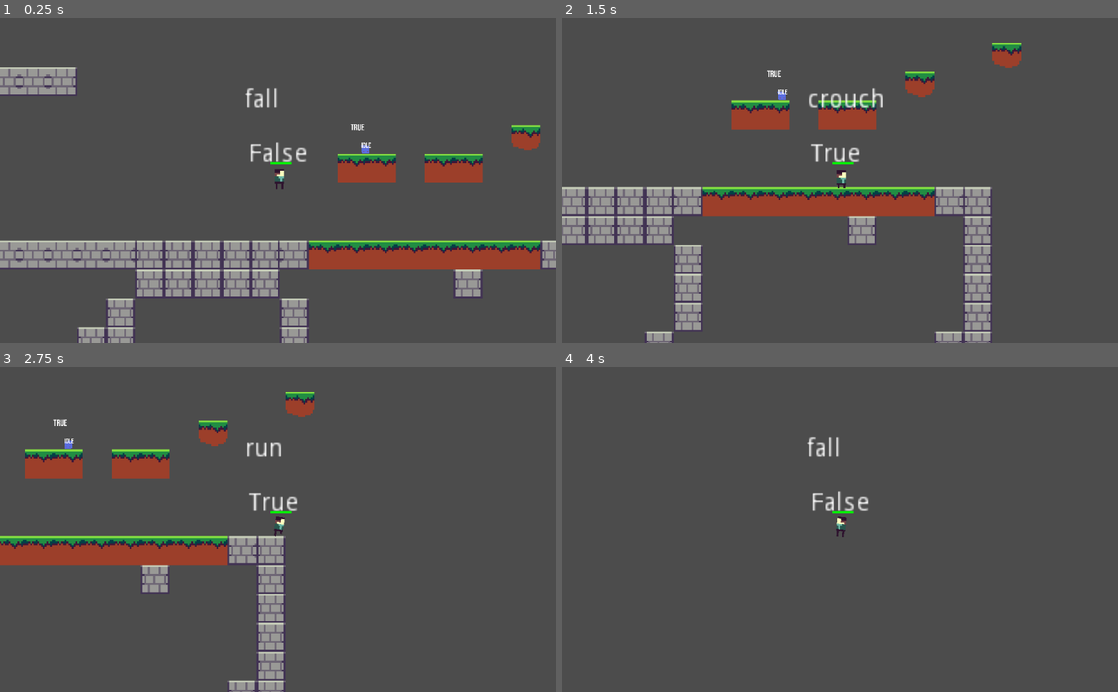
Above: before the commit, frames 1-4 (two rows, left to right).
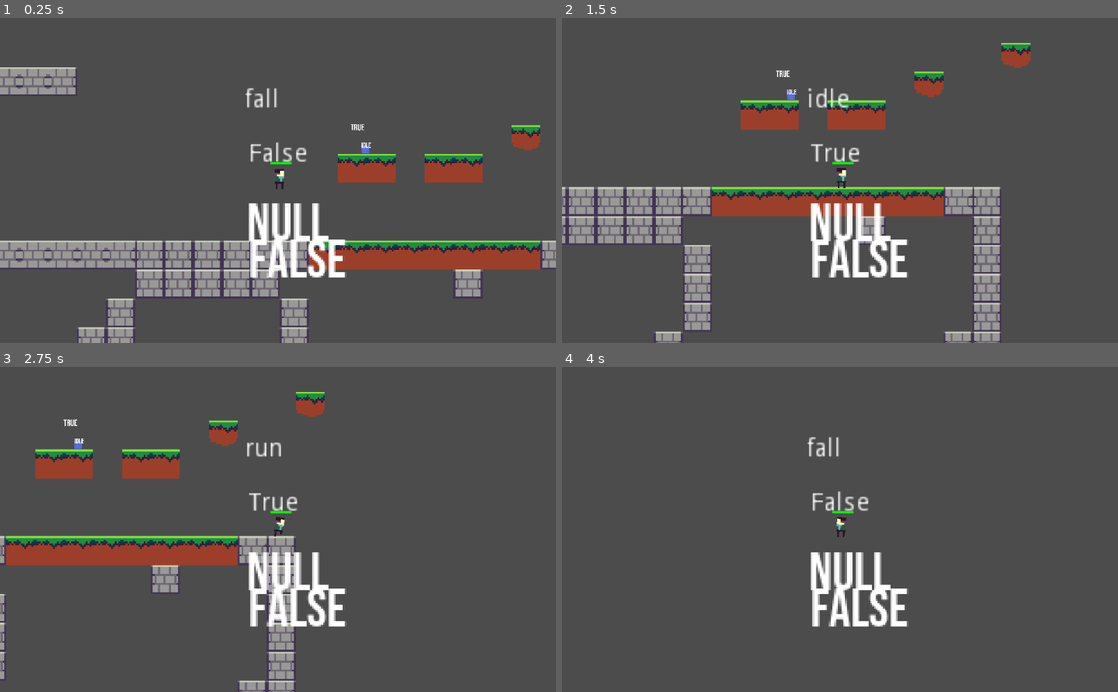
Above: after the commit, the same moments.

Repository: moothodical/platformer
Game: Godot game, scene res://Scenes/World.tscn
The game is run twice, just before and just after one commit, with the same random seed, the same clock (stepped at 60 frames per second) and the same inputs.
Inputs:
- Up to frame 1 (0.25 s): no input
- Up to frame 2 (1.5 s): hold Right (move_right) 0.53-1.28 s; tap Z (jump) at 0.77 s; hold Down (down) from 1.28 s (still down)
- Up to frame 3 (2.75 s): tap Z (jump) at 1.52 s; release Down (down) at 2.03 s; hold Right (move_right) from 2.03 s (still down)
- Up to frame 4 (4 s): tap Z (jump) at 3.02, 3.77 s; release Right (move_right) at 3.53 s; hold Left (move_left) from 3.53 s (still down)

The runs differ from the first frame. In frame 1, 2.3% of the frame differs, in the area x 44-63%, y 56-80%; in frame 2, 10%, in the area x 0-85%, y 7-100%; in frame 3, 7.0%; in frame 4, 2.3%.

Commit message:
started adding slide stuff

Diff:
--- a/Scenes/Player.tscn
+++ b/Scenes/Player.tscn
@@ -1,9 +1,10 @@
-[gd_scene load_steps=7 format=2]
+[gd_scene load_steps=9 format=2]
 
 [ext_resource path="res://Scenes/CharacterRig.tscn" type="PackedScene" id=1]
 [ext_resource path="res://Scripts/Player.gd" type="Script" id=2]
 [ext_resource path="res://Scripts/PlayerFSM.gd" type="Script" id=3]
 [ext_resource path="res://Scenes/HealthBar.tscn" type="PackedScene" id=4]
+[ext_resource path="res://Fonts/BebasNeue-Regular.otf" type="DynamicFontData" id=5]
 
 [sub_resource type="RectangleShape2D" id=1]
 extents = Vector2( 2.10114, 3.75206 )
@@ -11,6 +12,10 @@
 [sub_resource type="CapsuleShape2D" id=2]
 radius = 3.25133
 height = 6.88976
+
+[sub_resource type="DynamicFont" id=3]
+size = 30
+font_data = ExtResource( 5 )
 
 [node name="Player" type="KinematicBody2D"]
 collision_mask = 16
@@ -97,4 +102,24 @@
 margin_right = -5.25593
 margin_bottom = -7.75876
 rect_scale = Vector2( 0.52, 0.56 )
+
+[node name="CrouchingLabel" type="Label" parent="."]
+margin_left = -18.4422
+margin_top = 8.72306
+margin_right = 21.5578
+margin_bottom = 22.7231
+custom_fonts/font = SubResource( 3 )
+__meta__ = {
+"_edit_use_anchors_": false
+}
+
+[node name="SlidingLabel" type="Label" parent="."]
+margin_left = -17.4411
+margin_top = 28.7457
+margin_right = 22.5589
+margin_bottom = 64.7457
+custom_fonts/font = SubResource( 3 )
+__meta__ = {
+"_edit_use_anchors_": false
+}
 [connection signal="body_entered" from="CollisionArea" to="." method="_on_CollisionArea_body_entered"]
--- a/Scripts/Player.gd
+++ b/Scripts/Player.gd
@@ -20,6 +20,7 @@
 var gravity = 850
 var is_grounded
 var is_crouching
+var is_sliding = false
 var wall_direction = 1
 var move_dir
 var enemies = {"Blob": 10}
@@ -37,6 +38,8 @@
 	velocity = move_and_slide(velocity, UP)
 	is_grounded = check_is_grounded()
 	$GroundedLabel.text = str(is_grounded)
+	$CrouchingLabel.text = str(is_crouching)
+	$SlidingLabel.text = str(is_sliding)
 
 func apply_gravity(delta):
 	velocity.y += gravity * delta
@@ -49,15 +52,20 @@
 func super_jump():
 	velocity.y = SUPER_JUMP_VEL
 
-func _get_h_weight():
-	return 0.2 if is_grounded else 0.1 # player has less control in the air
-
 func _update_move_direction():
 	move_dir = -int(Input.is_action_pressed("move_left")) + int(Input.is_action_pressed("move_right"))
 
+func _get_h_weight():
+	if is_sliding:
+		return 0.5
+	elif is_grounded:
+		return 0.2
+	else:
+		return 0.1
+
 func _handle_move_input():
 	velocity.x = lerp(velocity.x, MAX_SPEED * move_dir, _get_h_weight())
-
+	print(_get_h_weight())
 	# Flip horizontally if facing left, otherwise default face right
 	if move_dir == -1: # if facing left
 		get_node("CharacterRig/Torso").set_flip_h(true)
--- a/Scripts/PlayerFSM.gd
+++ b/Scripts/PlayerFSM.gd
@@ -9,7 +9,7 @@
 	add_state("wall_slide")
 	add_state("crouch")
 	add_state("super_jump")
-	add_state("dead")
+	add_state("slide")
 	call_deferred("set_state", states.idle)
 
 func _input(event):
@@ -32,11 +32,15 @@
 			set_state(states.crouch)
 	elif state == states.run:
 		if event.is_action_pressed("down"):
-			set_state(states.crouch)
+			set_state(states.slide)
+	elif state == states.slide:
+		if event.is_action_released("down"):
+			set_state(states.run)
 
 func _state_logic(delta):
 	parent._update_move_direction()
 	parent._update_wall_direction()
+
 	if state != states.wall_slide:
 		parent._handle_move_input()
 	parent.apply_gravity(delta)
@@ -60,6 +64,8 @@
 					return states.fall
 			elif abs(parent.velocity.x) < parent.MAX_SPEED / 4:
 				return states.idle
+			elif parent.is_crouching:
+				return states.slide
 		states.jump:
 			if parent.wall_direction != 0:
 				return states.wall_slide
@@ -86,7 +92,9 @@
 		states.super_jump:
 			if parent.check_is_grounded():
 				return states.idle
-		states.dead:
+		states.slide:
+			if abs(parent.velocity.x) < parent.MAX_SPEED / 4:
+				return states.idle
 			pass
 	return null
 
@@ -106,12 +114,17 @@
 		states.crouch:
 			parent.is_crouching = true
 			anim.play("crouch_down")
+		states.slide:
+			parent.is_sliding = true
 
 func _exit_state(old_state, new_state):
+	if old_state == states.crouch:
+		print("olds tate crouhc")
+		parent.is_crouching = false
+		anim.play("crouch_up")
+	elif old_state == states.slide:
+		parent.is_sliding = false
 	if new_state != states.run:
 		anim.stop(true)
 	elif new_state != states.idle:
 		anim.stop(true)
-	elif old_state == states.crouch:
-		parent.is_crouching = true
-		anim.play("crouch_up")
